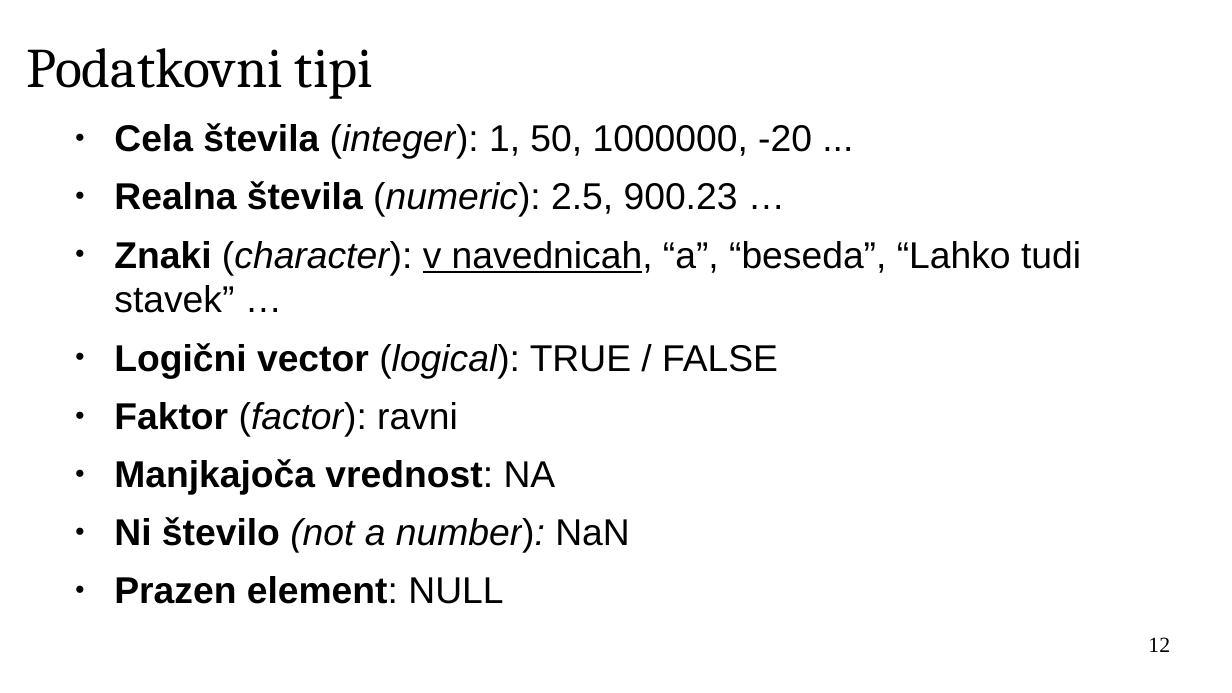
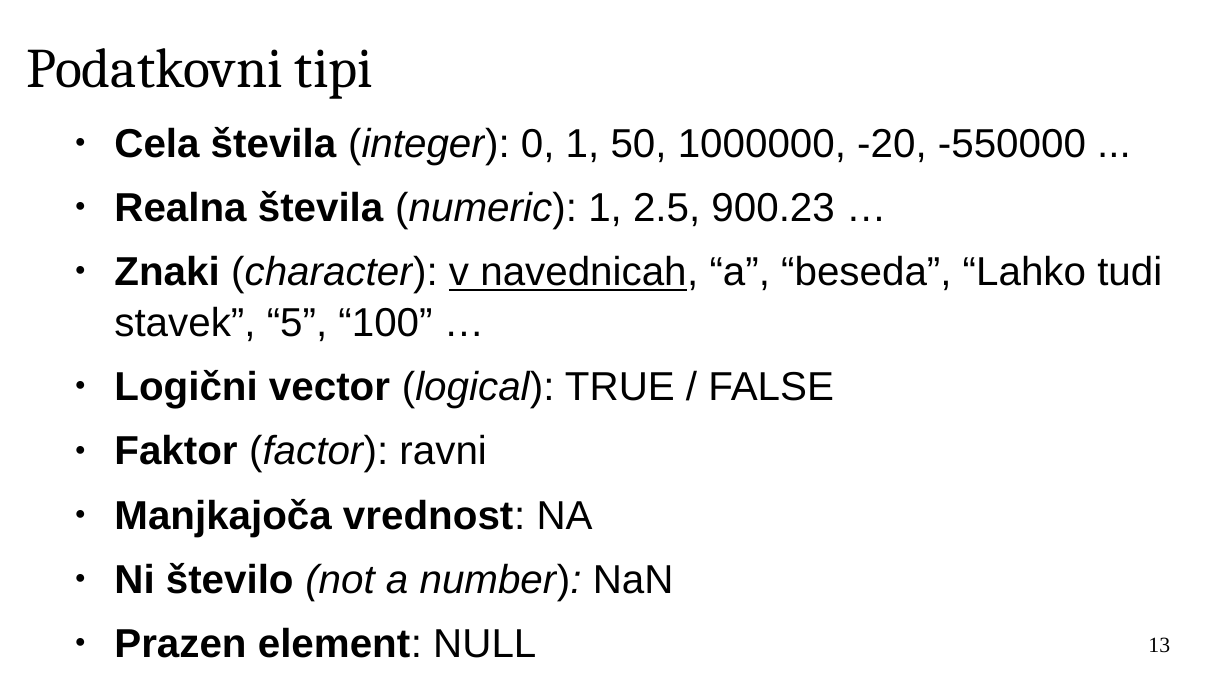
Before and after one commit to janaobsteter/R_tecaj, a slide deck: slide 13 of IT_Rtecaj.odp (slide 12 before the commit). Drawn at 1232x693 pixels with LibreOffice and Linux fonts; fonts in the diff are those of the drawing; background and template pictures are left out. Boxes give left, top, right and bottom in pixels: in the first picture for what was removed or moved away, otherwise in the second. Text is boxed around its words. In the diff, an @@ line names an element or a change of style, - is before the commit and + after.

```diff
--- a/IT_Rtecaj.odp
+++ b/IT_Rtecaj.odp
@@ text at bbox=[114, 127, 1162, 342]: text changed; size 24.1 to 26 pt @@
-● Cela števila (integer): 1, 50, 1000000, -20 ...
-● Realna števila (numeric): 2.5, 900.23 …
-● Znaki (character): v navednicah, “a”, “beseda”, “Lahko tudi stavek” …
+● Cela števila (integer): 0, 1, 50, 1000000, -20, -550000 ...
+● Realna števila (numeric): 1, 2.5, 900.23 …
+● Znaki (character): v navednicah, “a”, “beseda”, “Lahko tudi stavek”, “5”, “100” …
@@ text at bbox=[114, 370, 834, 601]: size 24.1 to 26 pt in "Logični vector (logical): TRUE / FALSE", "Faktor (factor): ravni", "Manjkajoča vrednost: NA", "Ni število (not a number): NaN" and 1 more places; line spacing 1 to 1.05 @@
@@ page number at bbox=[1148, 637, 1170, 653]: text changed @@
-12
+13
```
Also in this commit, not shown: 11 other slides changed, 10 slides added, 1 other file.
